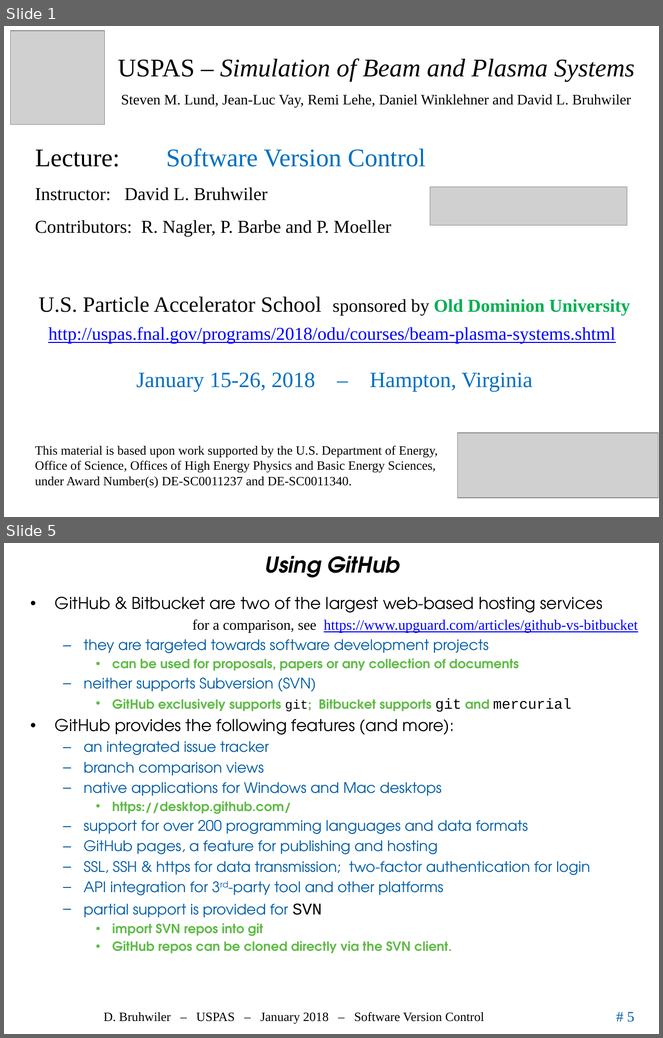
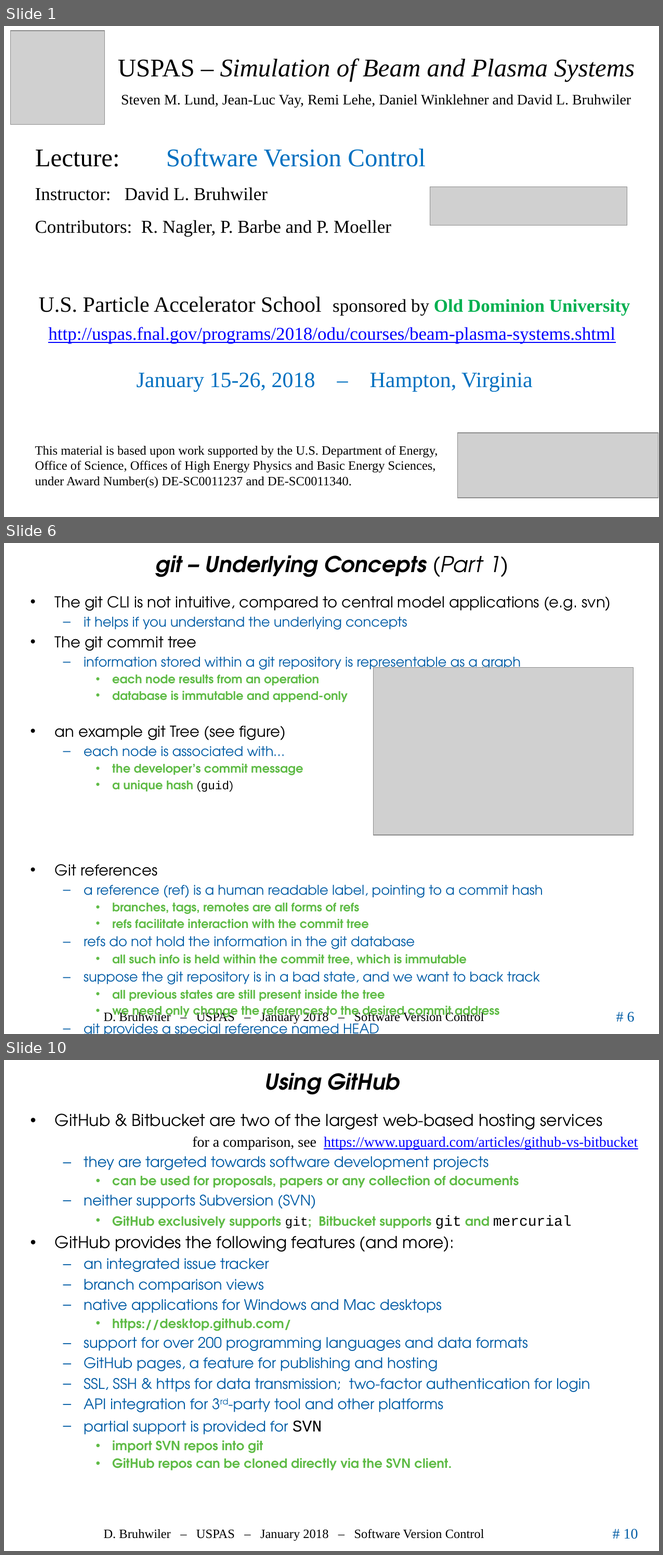
Before and after one commit to uspas/simbeamplasma18, a slide deck: software_version_control/lecture/2018_SoftwareVersionControl_Bruhwiler_USPAS.pptx. Shown one above the other, each under a label of ours: slides 1 and 5 before the commit, slides 1, 6 and 10 after it; the slides between them are not shown. The pictures are 663x1038 and 663x1555 pixels, drawn with LibreOffice and Linux fonts; fonts in the diff are those of the drawing; grey boxes stand for pictures; background and template pictures are left out. Boxes give left, top, right and bottom in pixels: in the first picture for what was removed or moved away, otherwise in the second. Text is boxed around its words. In the diff, an @@ line names an element or a change of style, - is before the commit and + after.

```diff
--- a/software_version_control/lecture/2018_SoftwareVersionControl_Bruhwiler_USPAS.pptx
+++ b/software_version_control/lecture/2018_SoftwareVersionControl_Bruhwiler_USPAS.pptx
@@ slide 6 added at (x1=4, y1=543, x2=659, y2=1034), background #FFFFFF; not listed: 3 template elements that a slide beside it also shows @@
@@ title added at (x1=156, y1=555, x2=509, y2=577), 24 pt, text #000000, bold, italic @@
+git – Underlying Concepts (Part 1)
@@ text added at (x1=55, y1=596, x2=611, y2=1034), 12.9 pt, text #5FBB46 @@
+• The git CLI is not intuitive, compared to central model applications (e.g. svn)
+  – it helps if you understand the underlying concepts
+• The git commit tree
+  – information stored within a git repository is representable as a graph
+    • each node results from an operation
+    • database is immutable and append-only
+• an example git Tree (see figure)
+  – each node is associated with…
+    • the developer’s commit message
+    • a unique hash (guid)
+• Git references
+  – a reference (ref) is a human readable label, pointing to a commit hash
+    • branches, tags, remotes are all forms of refs
+    • refs facilitate interaction with the commit tree
+  – refs do not hold the information in the git database
+    • all such info is held within the commit tree, which is immutable
+  – suppose the git repository is in a bad state, and we want to back track
+    • all previous states are still present inside the tree
+    • we need only change the references to the desired commit address
+  – git provides a special reference named HEAD
+    • current address for the state that is checked out in the working directory
@@ picture added at (x1=374, y1=667, x2=634, y2=835) @@
@@ what was slide 5 is now slide 10 @@
@@ page number at (x1=624, y1=1529, x2=638, y2=1539): text changed @@
-# 5
+# 10
```
Also in this commit, not shown: 3 slides changed, 4 other slides added, 1 slide removed.
